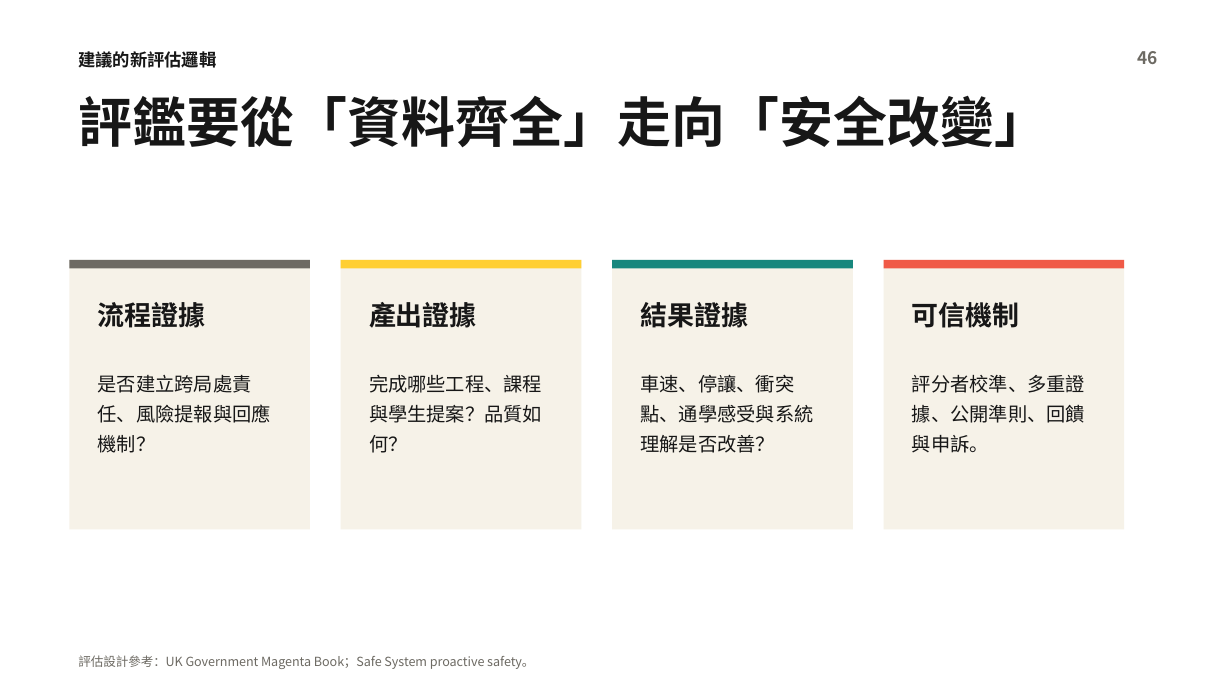
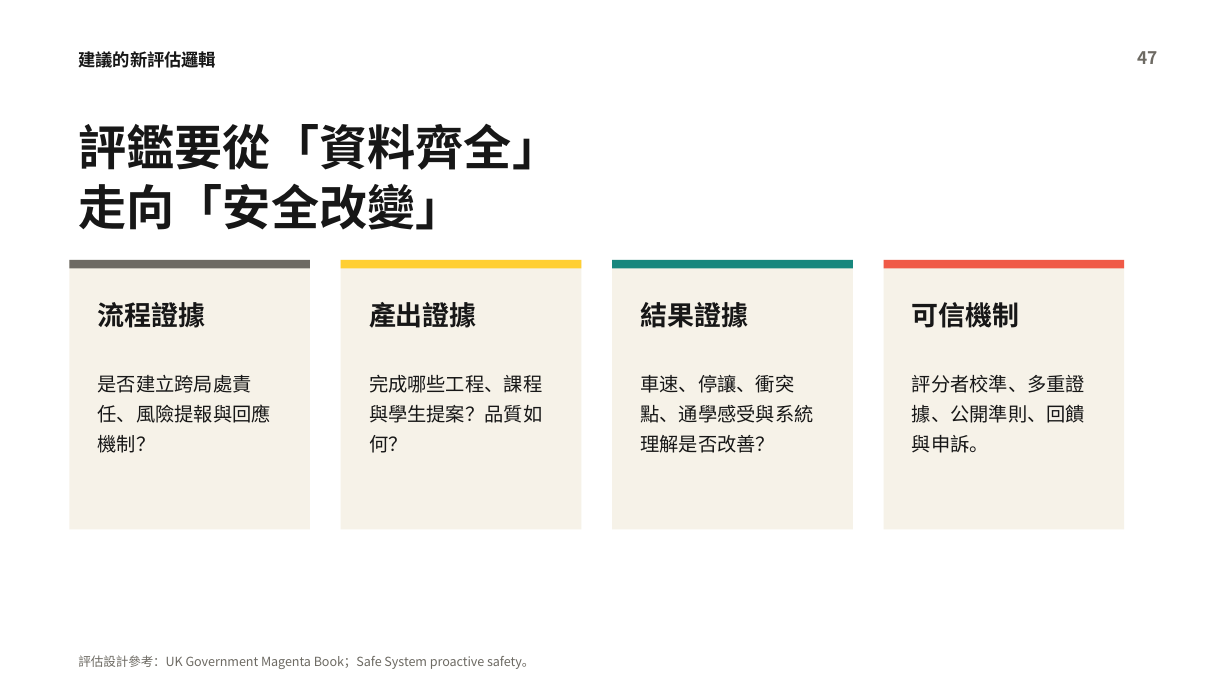
Before and after one commit to siuolhlw-oss/traffic-safety-sharing, a slide deck: slide 47 of outputs/交通安全訪視：從評鑑到人本交通.pptx (slide 46 before the commit). Drawn at 1232x693 pixels with LibreOffice and Linux fonts; fonts in the diff are those of the drawing. Boxes give left, top, right and bottom in pixels: in the first picture for what was removed or moved away, otherwise in the second. Text is boxed around its words. In the diff, an @@ line names an element or a change of style, - is before the commit and + after.

```diff
--- a/outputs/交通安全訪視：從評鑑到人本交通.pptx
+++ b/outputs/交通安全訪視：從評鑑到人本交通.pptx
@@ text at (x1=1137, y1=51, x2=1157, y2=64): text changed @@
-46
+47
@@ text at (x1=78, y1=124, x2=560, y2=230): text changed; size 42 to 37.5 pt @@
-評鑑要從「資料齊全」走向「安全改變」
+評鑑要從「資料齊全」
+走向「安全改變」
```
Also in this commit, not shown: 11 other slides changed, 1 slide added, 5 other files.
